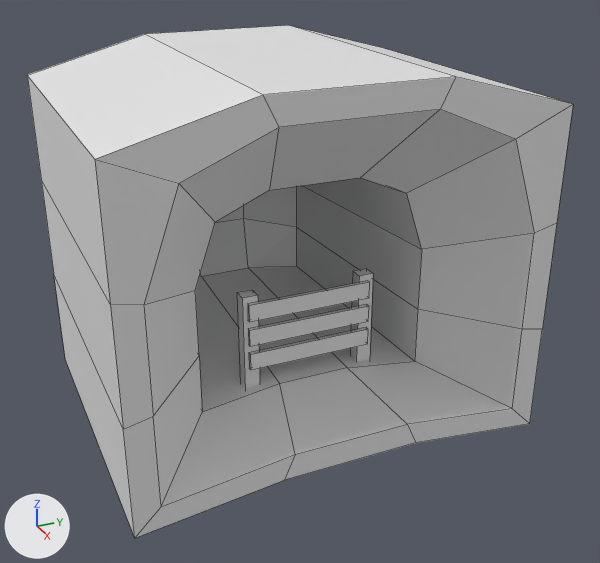
Before and after pictures for a commit that changed the COLLADA model art/Packs/props/GoldMine/svgoldmine01-2.dae.
Before and after are seen from a 50 mm camera at (23.4, -11.1, 17.8) aimed at (-3.5, 1.0, 4.4). Arrows for +X, +Y and +Z are at lower left; the lights stay in place. Mesh edges are drawn as thin lines. Materials are left out; every surface is plain grey.

In view in the first picture: 'unnamed_object1_copy51-0', 'unnamed_object1_sep1011-0', 'unnamed_object1_sep50-0', 'unnamed_object1_sep52-0'.
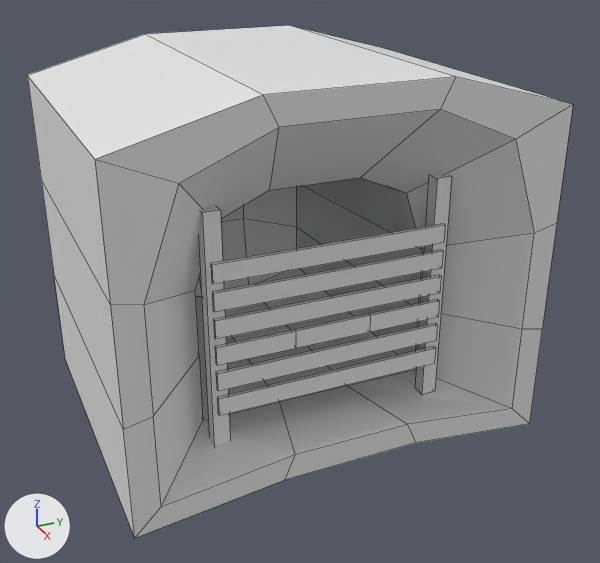
Changed parts and their boxes (x1, y1, x2, y2) in the pictures (600 x 563 px; the box of a moved part takes in the faces that stretch with it):
'unnamed_object1_copy52-0', added
    after: (199, 175, 452, 446)
'unnamed_object1_sep1011-0', deleted
    before: (248, 281, 370, 370)
'unnamed_object1_sep52-0', deleted
    before: (237, 290, 260, 388)
'unnamed_object1_copy51-0', deleted
    before: (350, 268, 373, 361)
part 1 of me_unnamed_object1_sep50_0, moved or reshaped
    both: (153, 219, 522, 507)

Edits to the bpy script that builds the scene:
```text
Change me_unnamed_object1_sep50_0:
    where me_unnamed_object1_sep50_0.from_pydata(...)  # 68 vertices, 66 faces; spans x -13.2..3.0, y -7.5..7.5, z 0.0..13.2
    used by ob_unnamed_object1_sep50_0; location = (0.0, 0.0, 0.0)
    me_unnamed_object1_sep50_0 part 1
    me_unnamed_object1_sep50_0.vertices[34].co: (-9.6, -1.1, 2.5) -> (-9.6, -1.1, 1.5)  # pixel (201, 276) -> pixel (202, 296)
    me_unnamed_object1_sep50_0.vertices[35].co: (-9.6, 1.1, 2.5) -> (-9.6, 1.1, 1.5)  # pixel (248, 267) -> not seen
    me_unnamed_object1_sep50_0.vertices[56].co: (0.0, 1.3, 2.3) -> (0.0, 1.3, 1.5)  # pixel (347, 367) -> pixel (346, 385)
    me_unnamed_object1_sep50_0.vertices[57].co: (0.0, -1.3, 2.3) -> (0.0, -1.3, 1.5)  # pixel (279, 383) -> pixel (279, 402)
    me_unnamed_object1_sep50_0.vertices[65].co: (0.0, -4.2, 1.9) -> (0.0, -4.2, 1.5)  # pixel (202, 412) -> pixel (202, 420)
    me_unnamed_object1_sep50_0.vertices[66].co: (0.0, 4.2, 1.9) -> (0.0, 4.2, 1.5)  # pixel (414, 361) -> pixel (414, 369)
Add me_unnamed_object1_copy52_0:
    me_unnamed_object1_copy52_0.from_pydata(...)  # 72 vertices, 54 faces; spans x 0.8..1.47, y -4.29..4.32, z 1.28..9.56
Remove ob_unnamed_object1_sep1011_0:
    ob_unnamed_object1_sep1011_0 = bpy.data.objects.new('unnamed_object1_sep1011-0', me_unnamed_object1_sep1011_0)
    ob_unnamed_object1_sep1011_0.location = (0.0, 0.0, 0.0)
Remove ob_unnamed_object1_copy51_0:
    ob_unnamed_object1_copy51_0 = bpy.data.objects.new('unnamed_object1_copy51-0', me_unnamed_object1_copy51_0)
    ob_unnamed_object1_copy51_0.location = (0.0, 0.0, 0.0)
Remove ob_unnamed_object1_sep52_0:
    ob_unnamed_object1_sep52_0 = bpy.data.objects.new('unnamed_object1_sep52-0', me_unnamed_object1_sep52_0)
    ob_unnamed_object1_sep52_0.location = (0.0, 0.0, 0.0)
Add ob_unnamed_object1_copy52_0:
    ob_unnamed_object1_copy52_0 = bpy.data.objects.new('unnamed_object1_copy52-0', me_unnamed_object1_copy52_0)
    ob_unnamed_object1_copy52_0.location = (0.0, 0.0, 0.0)
```
